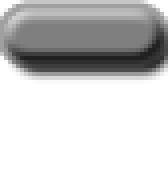
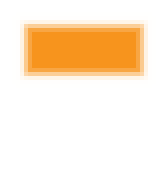
Revision of a layered (168, 180) image; what changed, layer by layer:
hid "background", unmasked it over [left=4, top=8, right=164, bottom=64]
added group "Group 1" with 1 layers above "Shape 3" over [left=12, top=12, right=156, bottom=84]
added layer "Layer 8" in group "Group 1" over [left=12, top=12, right=156, bottom=84]
